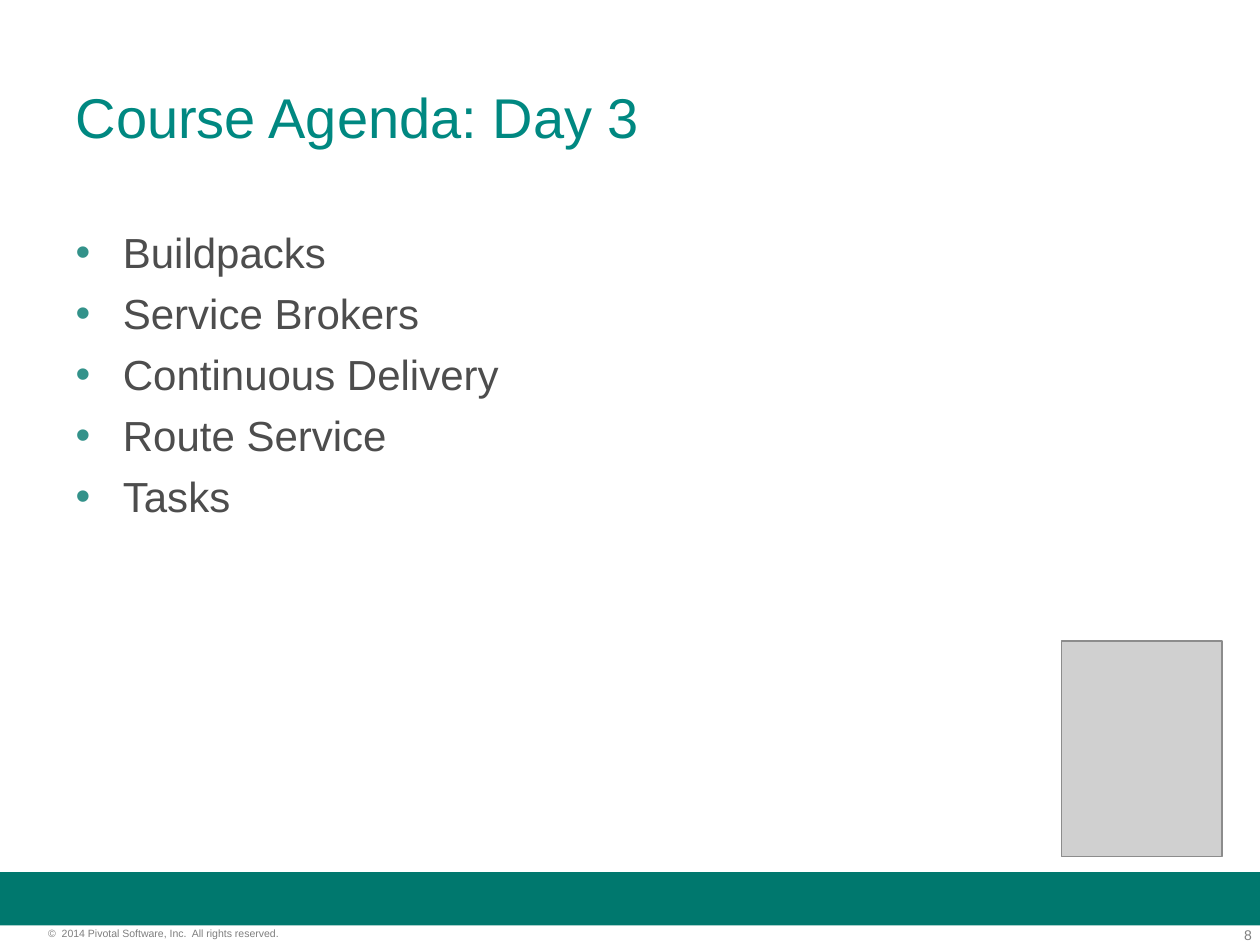
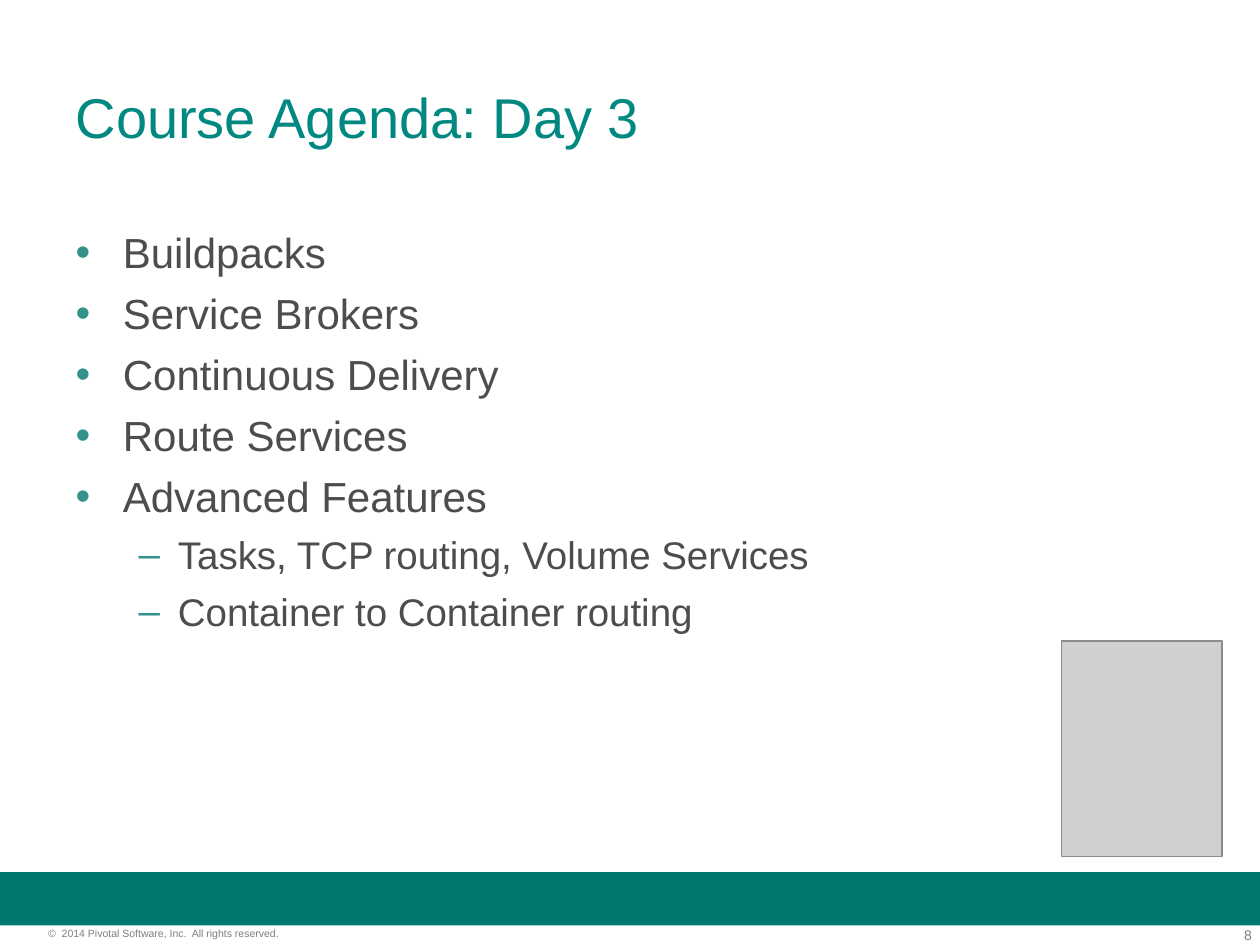
Before and after one commit to felipeg48/pcf-developer-cb, a slide deck: slide 8 of slides/00-introduction.ppt. Drawn at 1260x945 pixels with LibreOffice and Linux fonts; fonts in the diff are those of the drawing; grey boxes stand for pictures; background and template pictures are left out. Boxes give left, top, right and bottom in pixels: in the first picture for what was removed or moved away, otherwise in the second. Text is boxed around its words. In the diff, an @@ line names an element or a change of style, - is before the commit and + after.

```diff
--- a/slides/00-introduction.ppt
+++ b/slides/00-introduction.ppt
@@ text at <box>123,420,808,634</box>: text changed; size 24 to 22 pt @@
-• Route Service
-• Tasks
+• Route Services
+• Advanced Features
+  – Tasks, TCP routing, Volume Services
+  – Container to Container routing
```
Also in this commit, not shown: 4 other slides changed, 2 slides removed, 3 other files.
